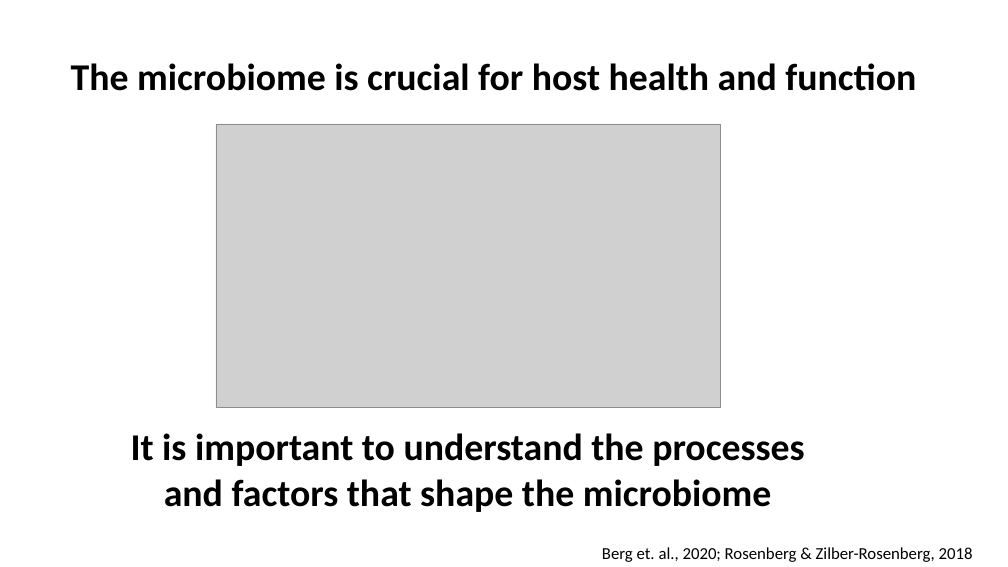
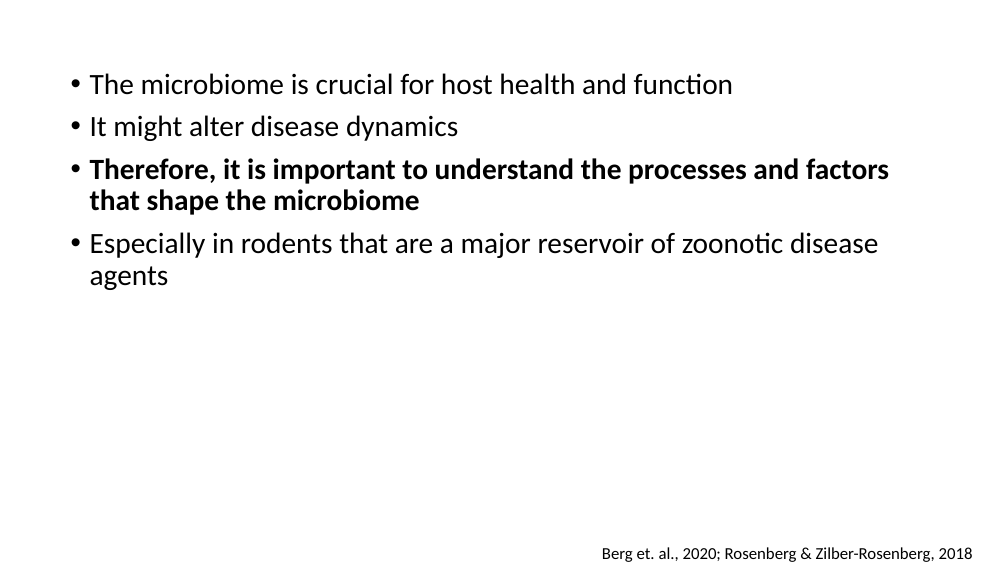
Before and after one commit to Ecological-Complexity-Lab/Microbiome_Structure_Madagascar, a slide deck: slide 2 of presentations/manuscript story.pptx. Drawn at 1008x567 pixels with LibreOffice and Linux fonts; fonts in the diff are those of the drawing; grey boxes stand for pictures. Boxes give left, top, right and bottom in pixels: in the first picture for what was removed or moved away, otherwise in the second. Text is boxed around its words. In the diff, an @@ line names an element or a change of style, - is before the commit and + after.

```diff
--- a/presentations/manuscript story.pptx
+++ b/presentations/manuscript story.pptx
@@ text "The microbiome is crucial for ...": place and size @@
-text "The microbiome is crucial for ..." at [71,63,916,91]
+text "The microbiome is crucial for ..." at [90,73,889,290]
@@ text at [90,73,733,95]: size 36 to 28 pt, bold off in "The microbiome is crucial for host health ..."; bullet none to • @@
@@ text at [90,115,889,290]: paragraphs added @@
+• It might alter disease dynamics
+• Therefore, it is important to understand the processes and factors that shape the microbiome
+• Especially in rodents that are a major reservoir of zoonotic disease agents
@@ picture removed at [216,124,721,408] @@
@@ text removed at [131,433,804,512] @@
-It is important to understand the processes and factors that shape the microbiome
```
Also in this commit, not shown: 9 other slides changed, 3 slides added, 3 slides removed.
